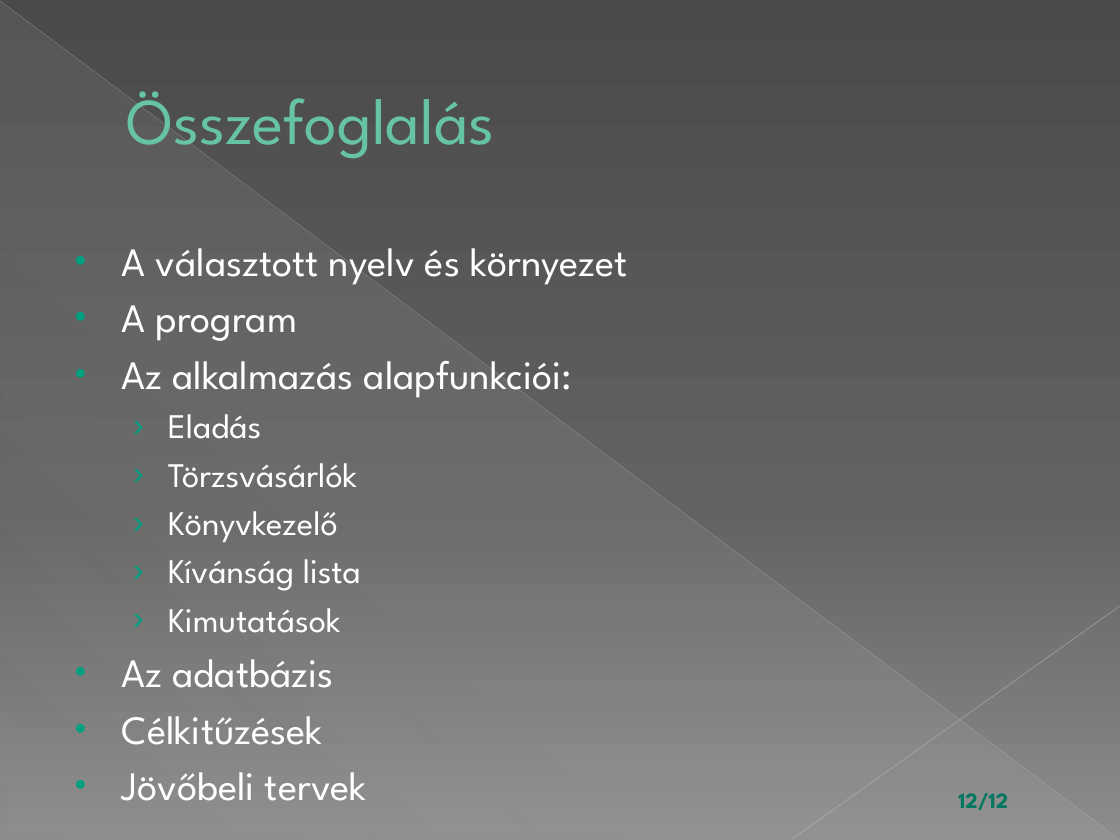
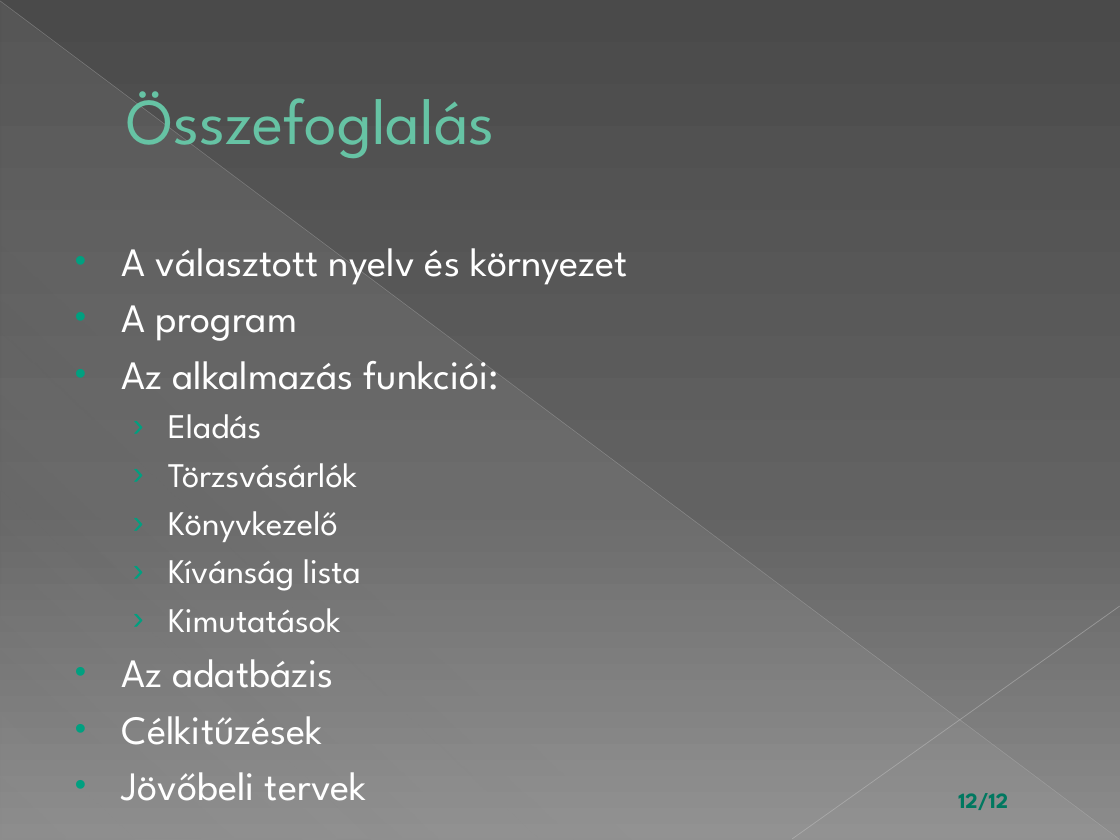
Before and after one commit to horeczky95/Szakdolgozat, a slide deck: slide 2 of ANTIKVÁR KÖNYVESBOLT.pptx (slide 13 before the commit). Drawn at 1120x840 pixels with LibreOffice and Linux fonts; fonts in the diff are those of the drawing. Boxes give left, top, right and bottom in pixels: in the first picture for what was removed or moved away, otherwise in the second. Text is boxed around its words. In the diff, an @@ line names an element or a change of style, - is before the commit and + after.

```diff
--- a/ANTIKVÁR KÖNYVESBOLT.pptx
+++ b/ANTIKVÁR KÖNYVESBOLT.pptx
@@ text at box(122, 361, 499, 390): text changed @@
-• Az alkalmazás alapfunkciói:
+• Az alkalmazás funkciói:
```
Also in this commit, not shown: 1 other slide changed, 57 other files.
